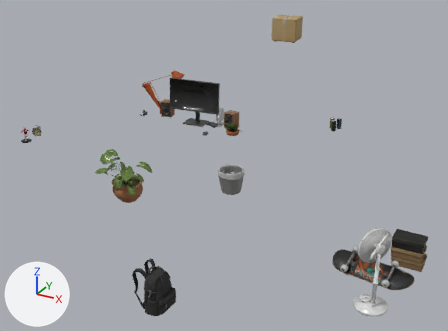
What one commit did to the glTF model web/room/props_tripo2.glb.
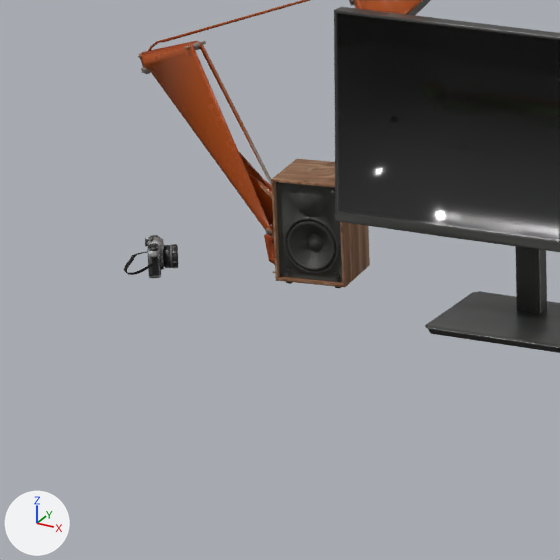
There are two pictures of each version: one whole from a camera (50 mm lens) standing at (2.78, -5.02, 3.61) and looking at (0.04, -0.05, 1.12), one close up on the part from 27% to 45% of the width and 23% to 47% of the height. Every picture has the same lights, and +X, +Y and +Z are marked at lower left. The older version's two pictures come first. Where no turn or scale is listed for an object, it has been applied to the vertices. Vertices at exactly the same position are counted once.

Objects in the first close-up: 'Mesh_1', 'T2_lamp'.
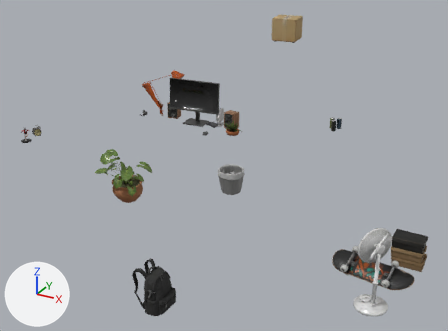
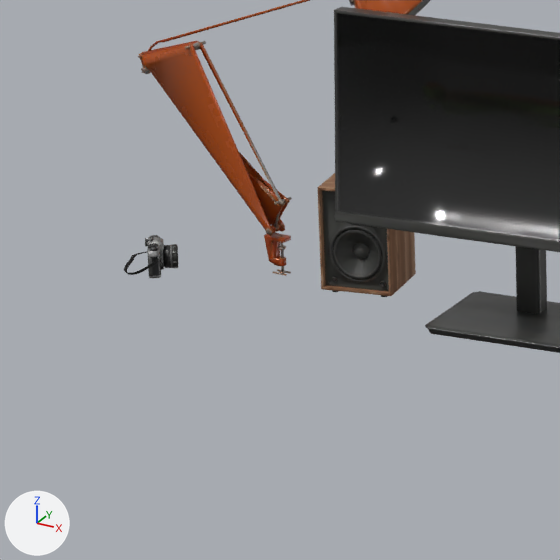
What differs and where, as boxes [x1, y1, x2, y2] in the close-ups (560 x 560 px; the box of a moved part takes in the faces that stretch with it):
part 1 of me_mesh_1, moved or reshaped
    before: [271, 159, 370, 287]
    after: [317, 173, 416, 296]
part 2 of me_mesh_1, moved or reshaped
    before: [286, 268, 291, 273]
    after: [332, 277, 337, 282]
part 3 of me_mesh_1, moved or reshaped
    before: [333, 272, 340, 278]
    after: [380, 281, 386, 287]

The change in detail:
me_mesh_1 has 24126 vertices, 46079 faces and spans x -1.95..1.95, y -1.41..1.41, z -1.11..1.11.
me_mesh_1 is used by ob_mesh_1; location (0.031, 0.022, 1.271).
me_mesh_1 part 1: the loose piece of 585 vertices spanning x -1.63..-1.47, y 1.2..1.36, z -0.29..-0.1 is moved by (0.1, 0.0, 0.0).
me_mesh_1 part 2: the loose piece of 43 vertices spanning x -1.59..-1.58, y 1.21, z -0.28..-0.27 is moved by (0.1, 0.0, 0.0).
me_mesh_1 part 3: the loose piece of 48 vertices spanning x -1.5..-1.49, y 1.23..1.24, z -0.28..-0.27 is moved by (0.1, 0.0, 0.0).
